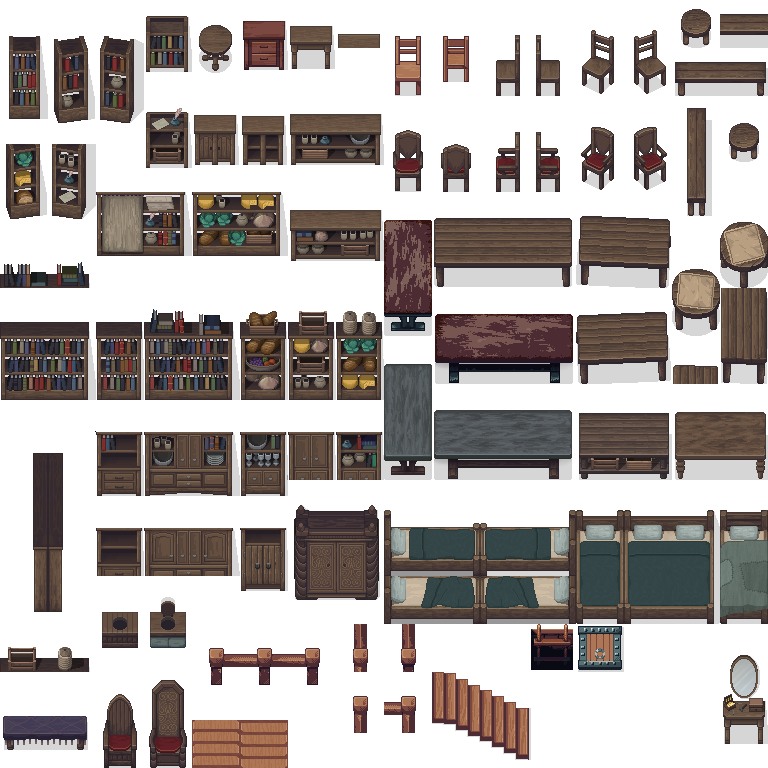
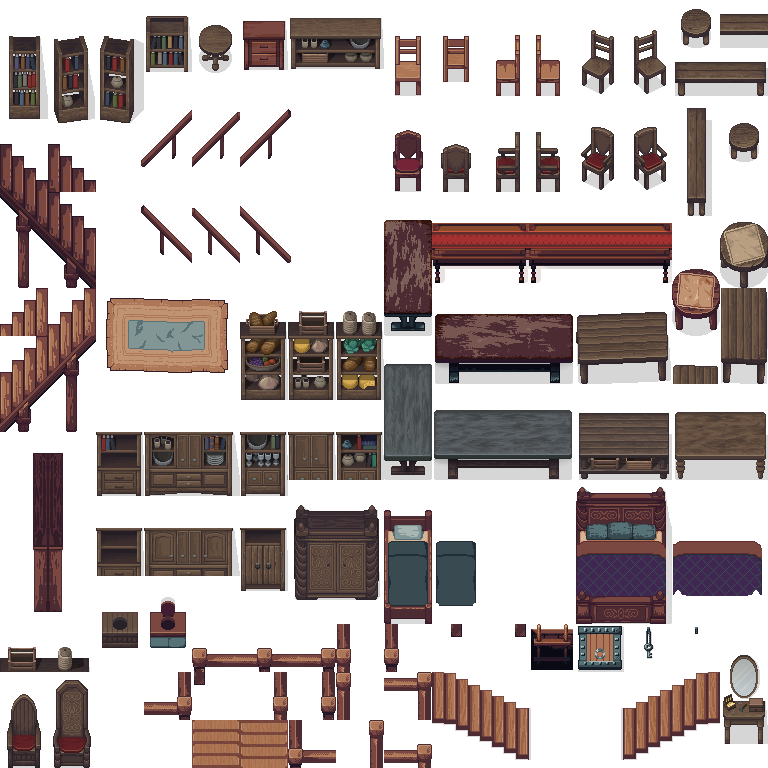
Two versions of the same layered image (768 × 768). Layer-by-layer changes:
added layer "Layer 16" above "Layer 14" over [106, 298, 228, 373]
added layer "Layer 14" above "Layer 12" over [384, 510, 476, 624]
added layer "Layer 12" above "Keys" over [695, 627, 698, 634]
added layer "Keys" above "Better table big" over [644, 627, 654, 659]
added layer "Better table big" above "Better table" over [528, 223, 672, 283]
added layer "Better table" above "Layer 6" over [432, 223, 528, 283]
added layer "Stairs copy 2" above "Stairs" over [621, 672, 720, 760]
removed layer "Layer 3" over [209, 624, 416, 733]
added layer "Layer 3" above "Big Table Front" over [144, 624, 526, 768]
added layer "Better Bed copy" above "Better Bed" over [673, 541, 762, 596]
added layer "Better Bed" above "Old" over [576, 487, 672, 624]
added layer "Fancy chair" above "Layer 11" over [393, 130, 423, 192]
added layer "Layer 11" above "Layer 13" over [150, 597, 186, 648]
added layer "Layer 13" above "Layer 15" over [0, 288, 96, 432]
added layer "Layer 15" above "Layer 17" over [672, 269, 720, 336]
added layer "Layer 17" above "Layer 18" over [0, 144, 96, 288]
added layer "Layer 18" above "Layer 0 copy" over [141, 109, 291, 167]
added layer "Layer 0 copy" above "Layer 19 copy" over [141, 205, 291, 263]
added layer "Layer 19 copy" above "Layer 19" over [536, 35, 560, 96]
added layer "Layer 19" above "Layer 20" over [496, 35, 520, 96]
added layer "Layer 20" above "Layer 1" over [33, 453, 63, 612]
painted on "Layer 1" over [0, 18, 768, 768]